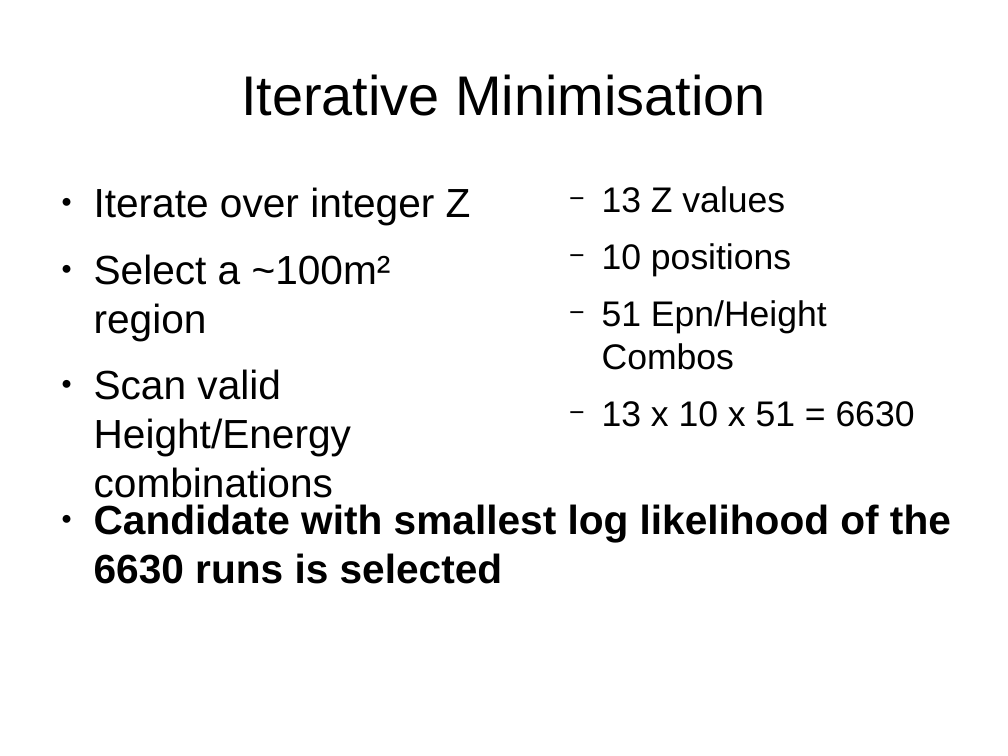
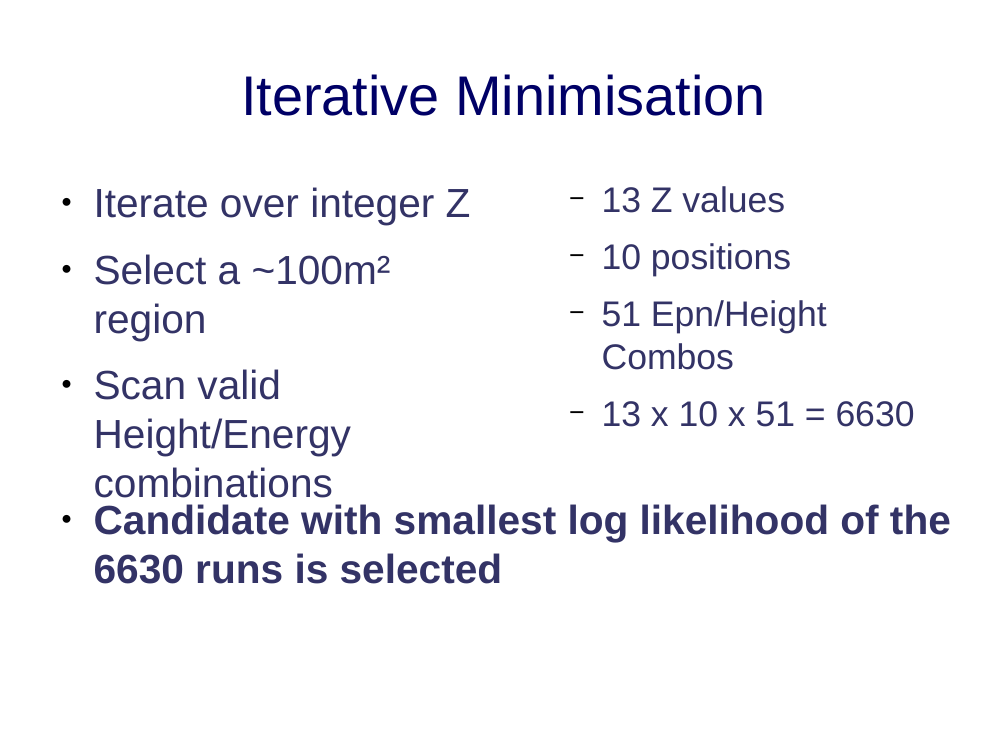
Before and after one commit to robertdstein/DESY, a slide deck: slide 6 of presentations/dpg presentation/slides.odp (slide 5 before the commit). Drawn at 1008x756 pixels with LibreOffice and Linux fonts; fonts in the diff are those of the drawing. Boxes give left, top, right and bottom in pixels: in the first picture for what was removed or moved away, otherwise in the second. Text is boxed around its words. In the diff, an @@ line names an element or a change of style, - is before the commit and + after.

```diff
--- a/presentations/dpg presentation/slides.odp
+++ b/presentations/dpg presentation/slides.odp
@@ title "Iterative Minimisation" at [241, 74, 765, 116]: text colour #000000 to #000066 @@
@@ text colour #000000 to #333366 in 3 elements at [94, 187, 471, 456], [602, 186, 915, 427], [94, 504, 951, 584] @@
```
Also in this commit, not shown: 6 other slides changed, 1 slide added, 40 other files.
